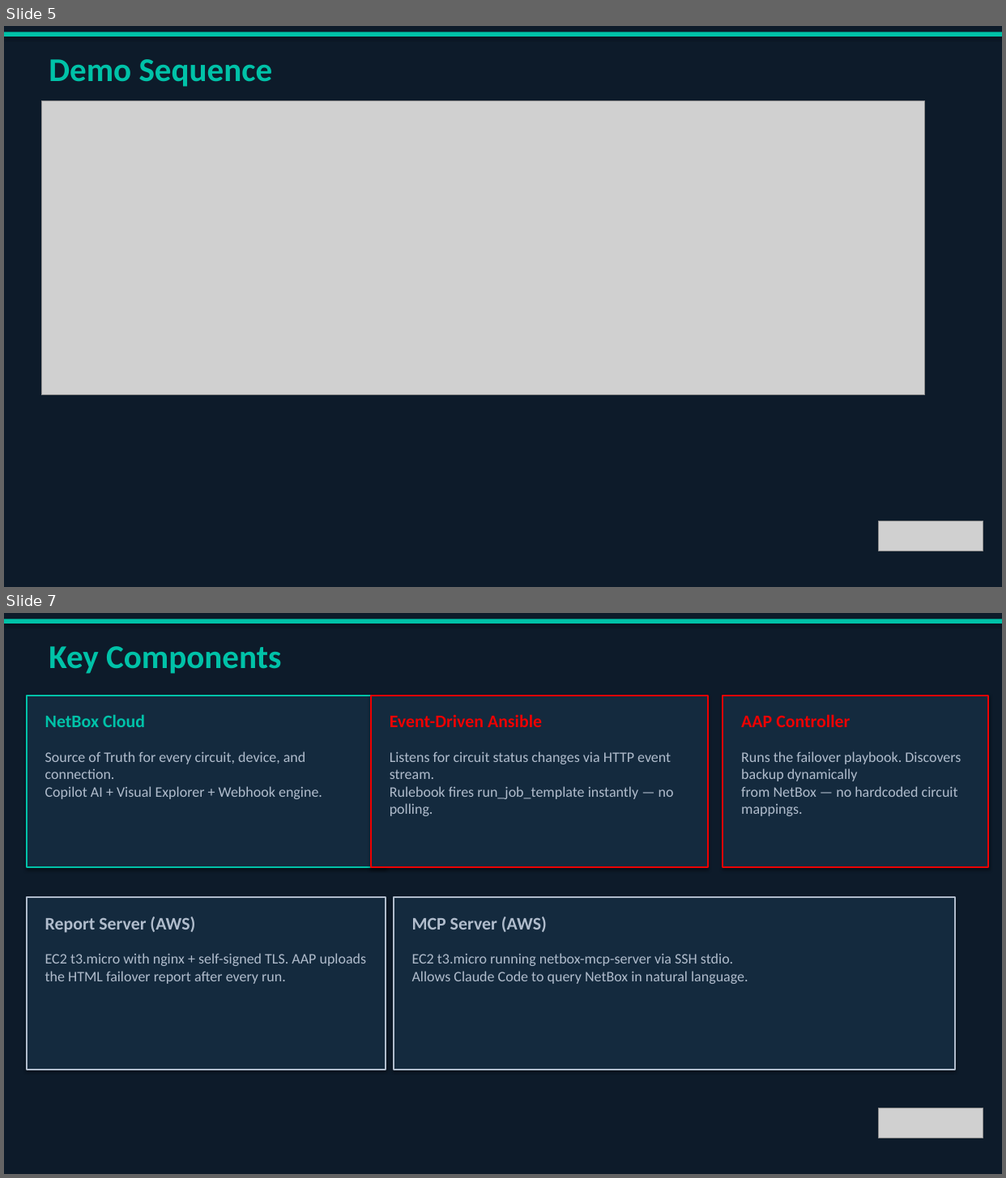
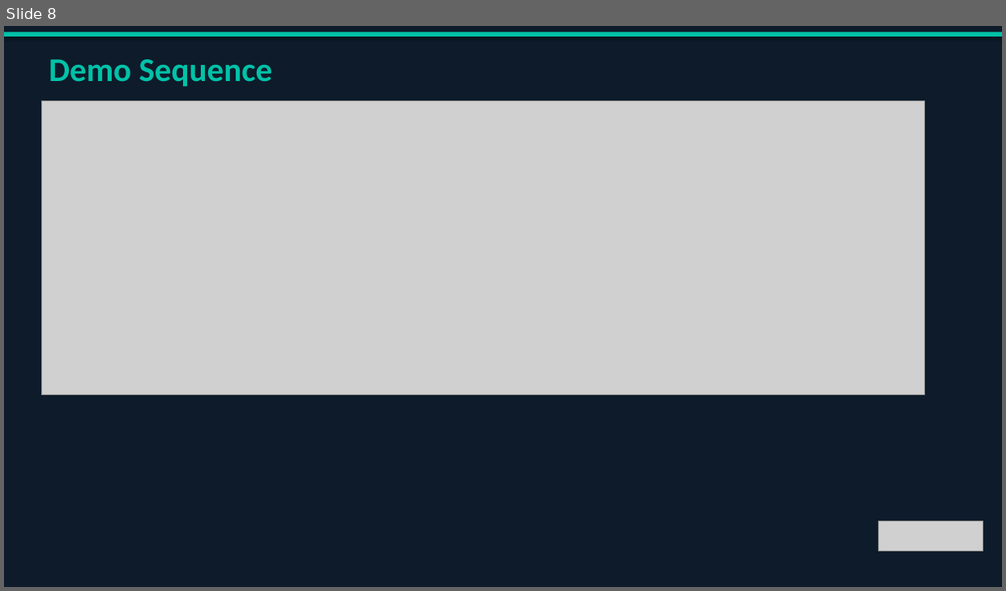
Before and after one commit to my0373/summit-netbox-circuits-demo, a slide deck: slides/Summit_Demo_Deck.pptx. Shown one above the other, each under a label of ours: slides 5 and 7 before the commit, slide 8 after it; the slides between them are not shown. The pictures are 1006x1178 and 1006x591 pixels, drawn with LibreOffice and Linux fonts; fonts in the diff are those of the drawing; grey boxes stand for pictures. Boxes give left, top, right and bottom in pixels: in the first picture for what was removed or moved away, otherwise in the second. Text is boxed around its words. In the diff, an @@ line names an element or a change of style, - is before the commit and + after.

```diff
--- a/slides/Summit_Demo_Deck.pptx
+++ b/slides/Summit_Demo_Deck.pptx
@@ slide 7 removed at bbox=[4, 613, 1002, 1174], background #0D1B2A @@
@@ rectangle removed at bbox=[4, 619, 1002, 624] @@
@@ text removed at bbox=[49, 646, 281, 674] @@
-Key Components
@@ rectangle removed at bbox=[27, 696, 386, 867] @@
@@ rectangle removed at bbox=[371, 696, 708, 867] @@
@@ rectangle removed at bbox=[722, 696, 988, 867] @@
@@ text removed at bbox=[45, 714, 145, 727] @@
-NetBox Cloud
@@ text removed at bbox=[390, 714, 542, 727] @@
-Event-Driven Ansible
@@ text removed at bbox=[741, 714, 850, 727] @@
-AAP Controller
@@ text removed at bbox=[45, 752, 322, 799] @@
-Source of Truth for every circuit, device, and connection.
-Copilot AI + Visual Explorer + Webhook engine.
@@ text removed at bbox=[390, 752, 674, 816] @@
-Listens for circuit status changes via HTTP event stream.
-Rulebook fires run_job_template instantly — no polling.
@@ text removed at bbox=[741, 752, 961, 816] @@
-Runs the failover playbook. Discovers backup dynamically
-from NetBox — no hardcoded circuit mappings.
@@ rectangle removed at bbox=[27, 897, 386, 1070] @@
@@ rectangle removed at bbox=[394, 897, 955, 1070] @@
@@ text removed at bbox=[45, 917, 195, 933] @@
-Report Server (AWS)
@@ text removed at bbox=[412, 917, 547, 932] @@
-MCP Server (AWS)
@@ text removed at bbox=[45, 953, 367, 984] @@
-EC2 t3.micro with nginx + self-signed TLS. AAP uploads
-the HTML failover report after every run.
@@ text removed at bbox=[412, 953, 748, 984] @@
-EC2 t3.micro running netbox-mcp-server via SSH stdio.
-Allows Claude Code to query NetBox in natural language.
@@ picture removed at bbox=[879, 1109, 983, 1139] @@
@@ what was slide 5 is now slide 8 @@
```
Also in this commit, not shown: 6 slides changed, 4 slides added, 3 other slides removed, 1 other file.
